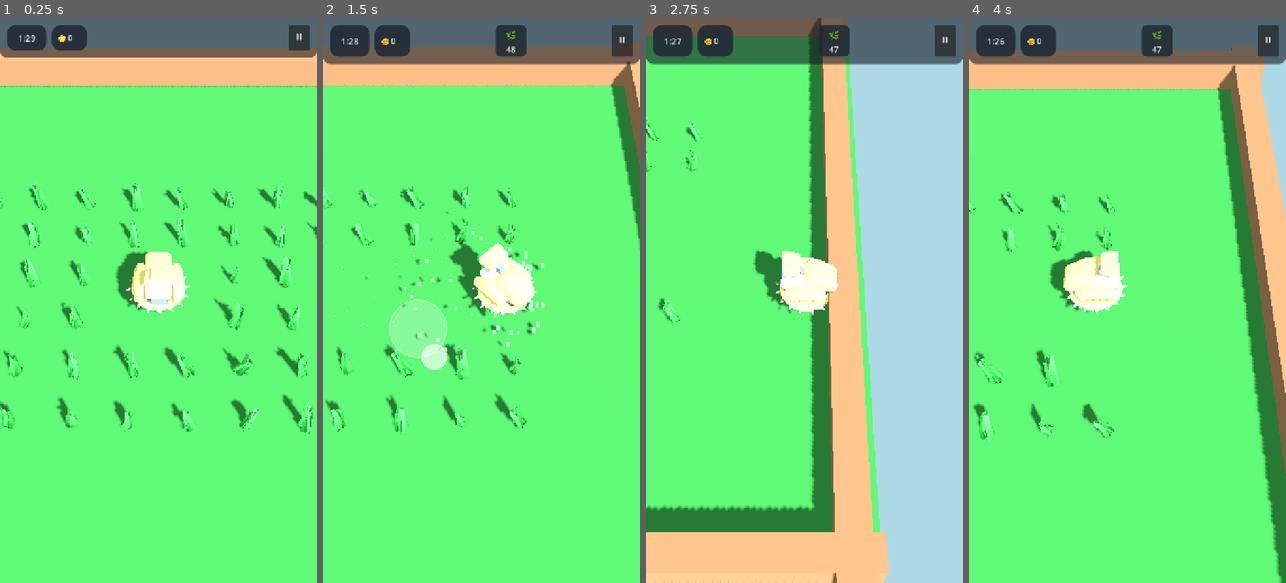
Above: before the commit, frames 1-4 (left to right).
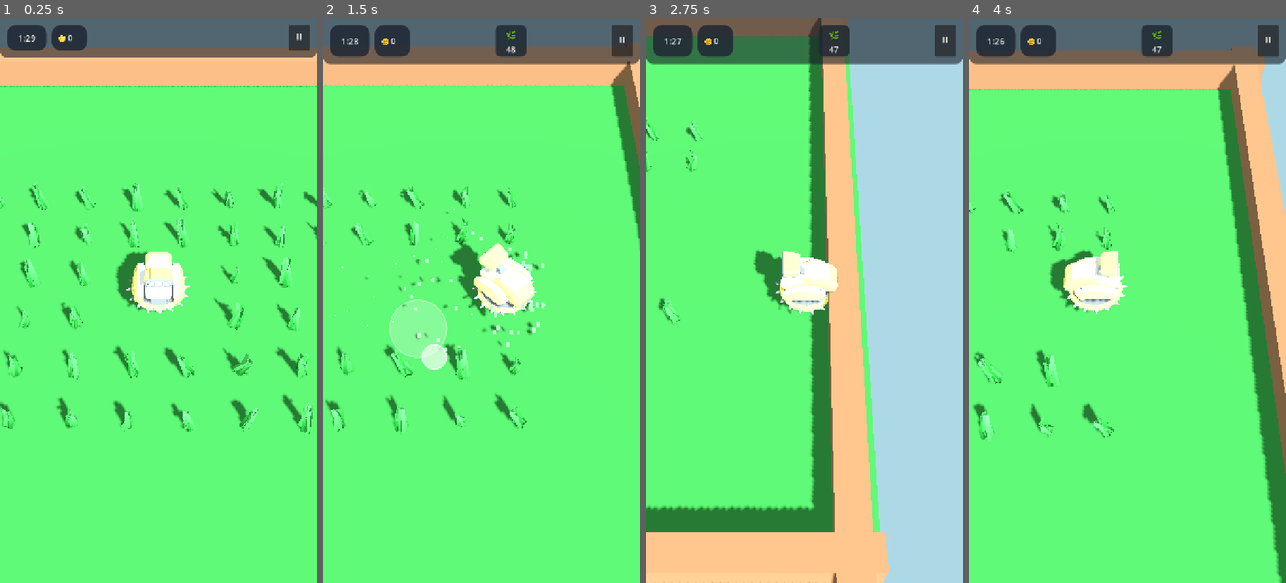
Above: after the commit, the same moments.

Repository: rogerbif/grass-cut-bot
Game: Godot game, scene res://scenes/main.tscn
Same seed, same stepped clock (60 frames per second), same inputs: the game is played once before the commit and once after it.
Inputs (mouse positions are in pixels of both pictures, inside the frame that each line leads up to):
- Up to frame 1 (0.25 s): no input
- Up to frame 2 (1.5 s): move the mouse to (551, 272) at 0.52 s; hold Right (ui_right) 0.53-1.25 s; click (551, 272) at 0.67 s; drag from (418, 328) to (465, 413) at 1.27 s
- Up to frame 3 (2.75 s): move the mouse to (836, 176) at 2.02 s; hold Right (ui_right) from 2.03 s (still down)
- Up to frame 4 (4 s): release Right (ui_right) at 2.75 s; drag from (1111, 413) to (1032, 215) at 2.77 s; move the mouse to (1222, 385) at 3.52 s; hold Left (ui_left) from 3.53 s (still down)

The runs differ from the first frame. In frame 1, 0.4% of the frame differs, in the area x 43-57%, y 41-51%; in frame 2, 0.2%; in frame 3, 0.3%; in frame 4, 0.4%, in the area x 32-48%, y 41-51%.

Commit message:
feat(visual): colorizacao detalhada do robo conforme arte conceitual v0.3.1

Diff:
--- a/project.godot
+++ b/project.godot
@@ -11,7 +11,7 @@
 [application]
 
 config/name="Grass Cut Bot"
-config/version="0.3.0"
+config/version="0.3.1"
 run/main_scene="res://scenes/main.tscn"
 config/features=PackedStringArray("4.7", "Mobile")
 config/icon="res://icon.svg"
Binary file changed: assets/models/grass_bot.glb
Not shown, added: docs/historico_melhorias/008_colorizacao_detalhada_robo_concept_art.md
Not shown, changed: docs/historico_melhorias/INDICE_MELHORIAS.md
